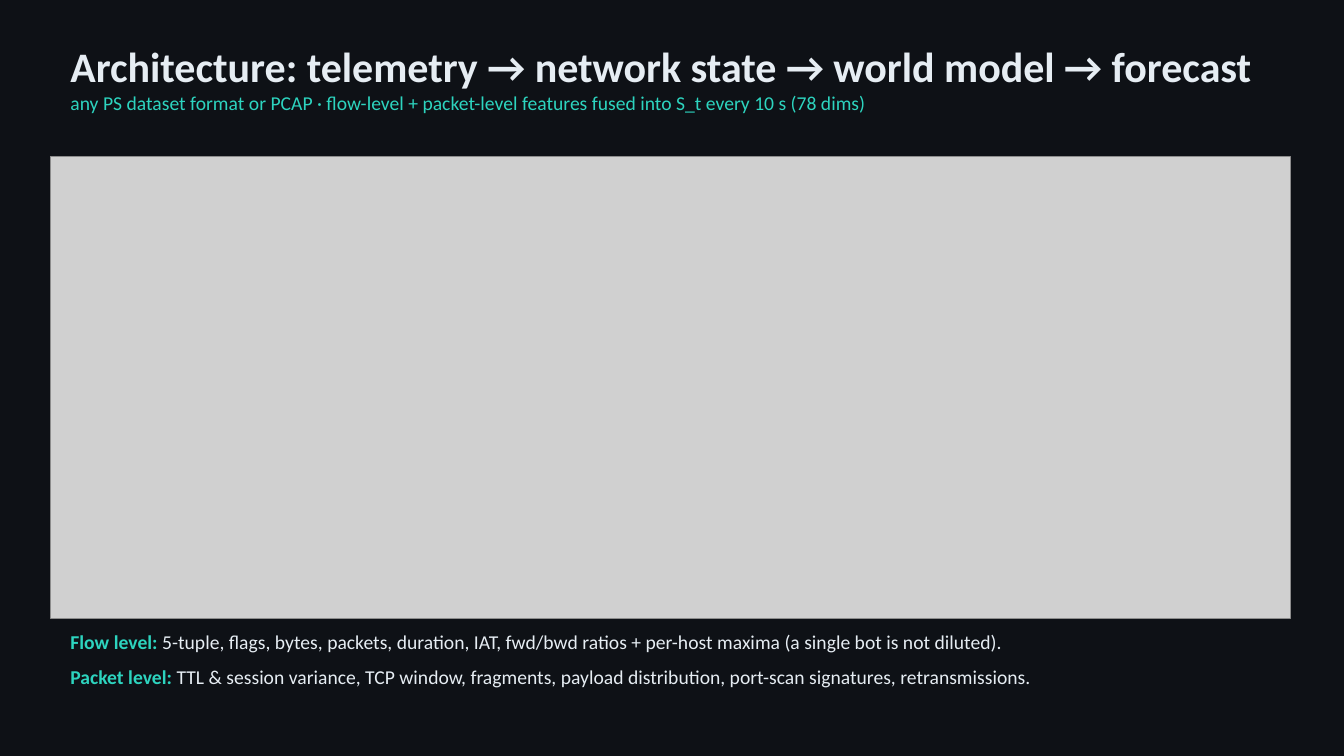
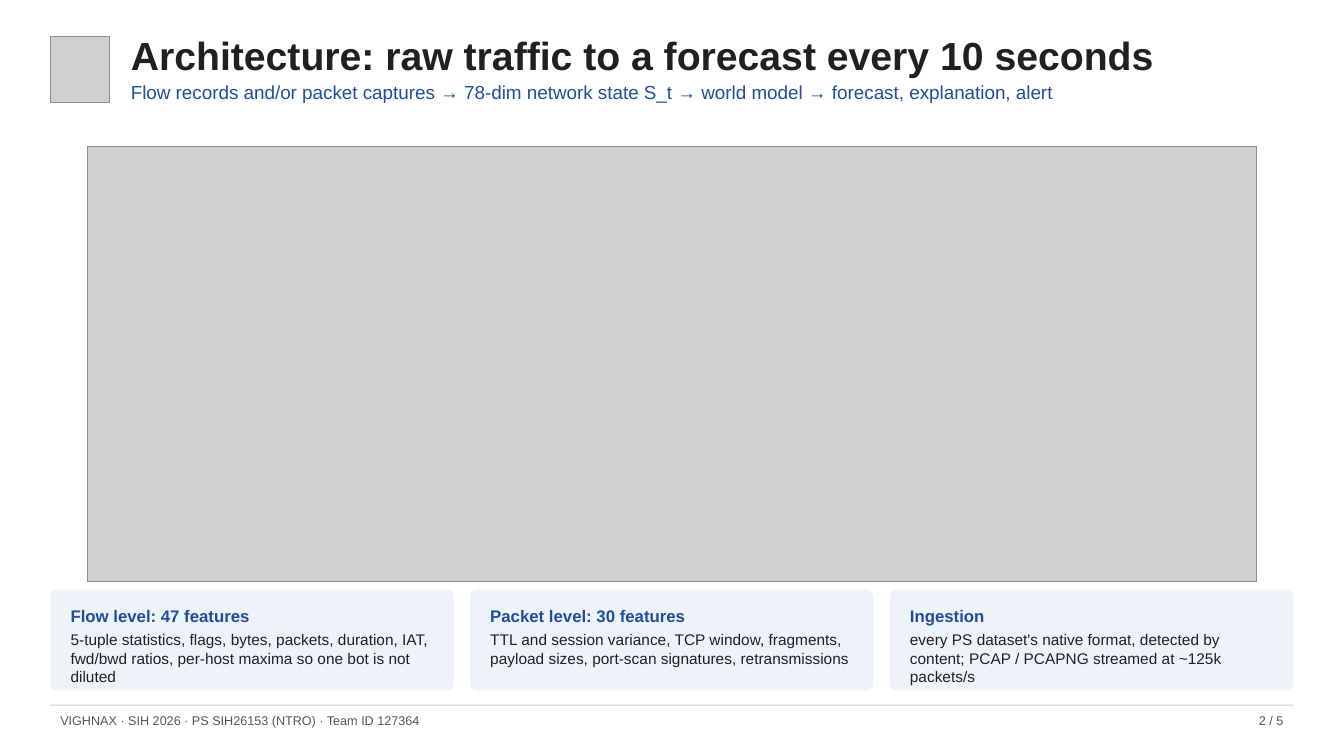
Before and after one commit to NAMAN-THAKUR-1944/SIH2026-SIH26153-VIGHNAX, a slide deck: slide 2 of docs/VIGHNAX_Technical_Presentation.pptx. Drawn at 1344x756 pixels with LibreOffice and Linux fonts; fonts in the diff are those of the drawing; grey boxes stand for pictures. Boxes give left, top, right and bottom in pixels: in the first picture for what was removed or moved away, otherwise in the second. Text is boxed around its words. In the diff, an @@ line names an element or a change of style, - is before the commit and + after.

Commit message:
Redesign the technical presentation and the architecture document
Technical presentation (5 slides), now in the same clean style as the idea deck:
- Overview with the dashboard and four headline results
- Architecture diagram with the flow, packet and ingestion details
- World model explained next to real dashboard output: the 60 s forecast,
  Integrated Gradients and host attribution at a DDoS onset
- Results chart (forecast, early warning, detection vs the baseline) with
  where we lead, where the baseline leads, and the open problem
- Demo, deployment, limits, next steps, reproduction, QR codes for the video
  and the repository

Architecture document (2 pages): title block with the logo, key-figures strip,
components table, restyled results table with plain findings, the prototype
screenshot instead of the dense timeline plot, links and page numbers.
Document properties name the team.

```diff
--- a/docs/VIGHNAX_Technical_Presentation.pptx
+++ b/docs/VIGHNAX_Technical_Presentation.pptx
@@ background #0E1116 to #FFFFFF @@
@@ picture added at <box>50,36,110,103</box> @@
@@ text removed at <box>70,52,1252,113</box> @@
-Architecture: telemetry → network state → world model → forecast
-any PS dataset format or PCAP · flow-level + packet-level features fused into S_t every 10 s (78 dims)
@@ text added at <box>131,41,1154,103</box>, 13.5 pt, text #1F4E9A @@
+Architecture: raw traffic to a forecast every 10 seconds
+Flow records and/or packet captures → 78-dim network state S_t → world model → forecast, explanation, alert
@@ picture: place and size @@
-picture at <box>50,156,1291,618</box>
+picture at <box>88,146,1257,582</box>
@@ rounded rectangle added at <box>50,590,454,691</box>, fill #EEF3FA, 11 pt, text #202020 @@
+Flow level: 47 features
+5-tuple statistics, flags, bytes, packets, duration, IAT, fwd/bwd ratios, per-host maxima so one bot is not diluted
@@ rounded rectangle added at <box>470,590,873,691</box>, fill #EEF3FA, 11 pt, text #202020 @@
+Packet level: 30 features
+TTL and session variance, TCP window, fragments, payload sizes, port-scan signatures, retransmissions
@@ rounded rectangle added at <box>890,590,1294,691</box>, fill #EEF3FA, 11 pt, text #202020 @@
+Ingestion
+every PS dataset's native format, detected by content; PCAP / PCAPNG streamed at ~125k packets/s
@@ text removed at <box>70,635,1030,688</box> @@
-Flow level: 5-tuple, flags, bytes, packets, duration, IAT, fwd/bwd ratios + per-host maxima (a single bot is not diluted).
-Packet level: TTL & session variance, TCP window, fragments, payload distribution, port-scan signatures, retransmissions.
@@ rectangle added at <box>50,705,1294,706</box>, fill #C9D3E3 @@
@@ text added at <box>60,716,419,728</box>, 9 pt, text #555555 @@
+VIGHNAX · SIH 2026 · PS SIH26153 (NTRO) · Team ID 127364
@@ text added at <box>1259,716,1283,725</box>, 9 pt, text #555555 @@
+2 / 5
```
Also in this commit, not shown: 3 other slides changed, 1 slide added, 1 slide removed, 3 other files.
